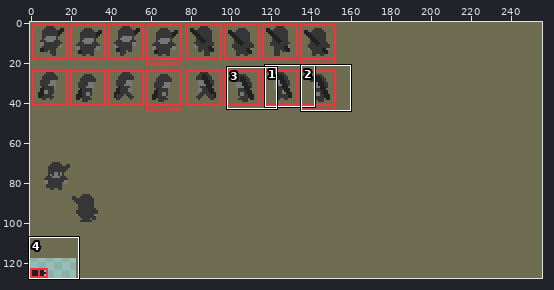
Sprite sheet -- images/characters/player_blind.png. Above: a wide view before the commit, with the close-up outlined.
Close-up. Before the edit:
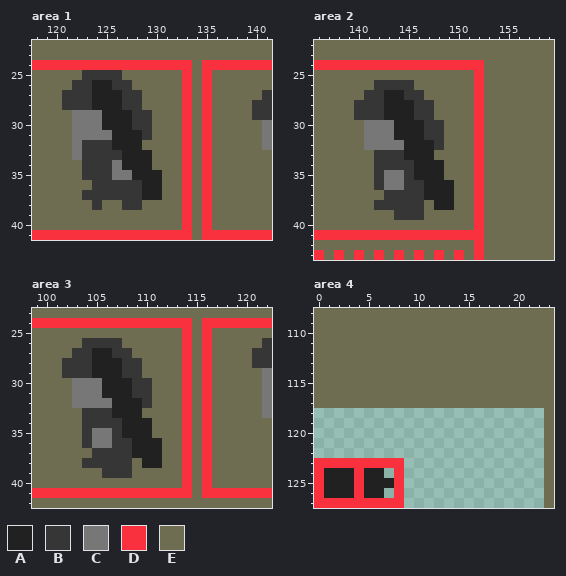
The file is 256x128 pixels. Shown: area 1: x 118..141, y 22..41; area 2: x 136..159, y 22..43; area 3: x 99..122, y 23..42; area 4: x 0..23, y 108..127. The commit also changed other parts of the picture, which this record leaves out.
Palette (. is transparent): A #212121  B #363636  C #777777  D #f9303d  E #6f6d51
Now the later version:
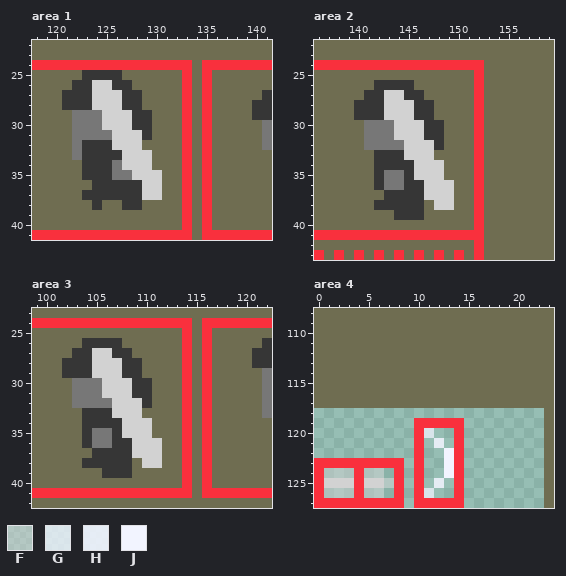
Colours new in this view: F #d2d2d27e  G #f2f4ffc0  H #f2f4ffdf  J #f2f4ff
Difference:
colour A: #212121 -> #d2d2d2
Area 4:
y 119: x 10..14 ..... -> DDDDD
y 120: x 10..11 .. -> DG; x 14 . -> D
y 121: x 10 . -> D; x 12 . -> H; x 14 . -> D
y 122..123: x 10 . -> D; x 13..14 .. -> JD
y 124: x 1..3 AAA -> FFF; x 5..6 AA -> FF; x 10 . -> D; x 13..14 .. -> JD
y 125: x 7 A -> F; x 10 . -> D; x 12 . -> H; x 14 . -> D
y 126: x 1..3 AAA -> FFF; x 5..6 AA -> FF; x 10..11 .. -> DG; x 14 . -> D
y 127: x 10..14 ..... -> DDDDD
